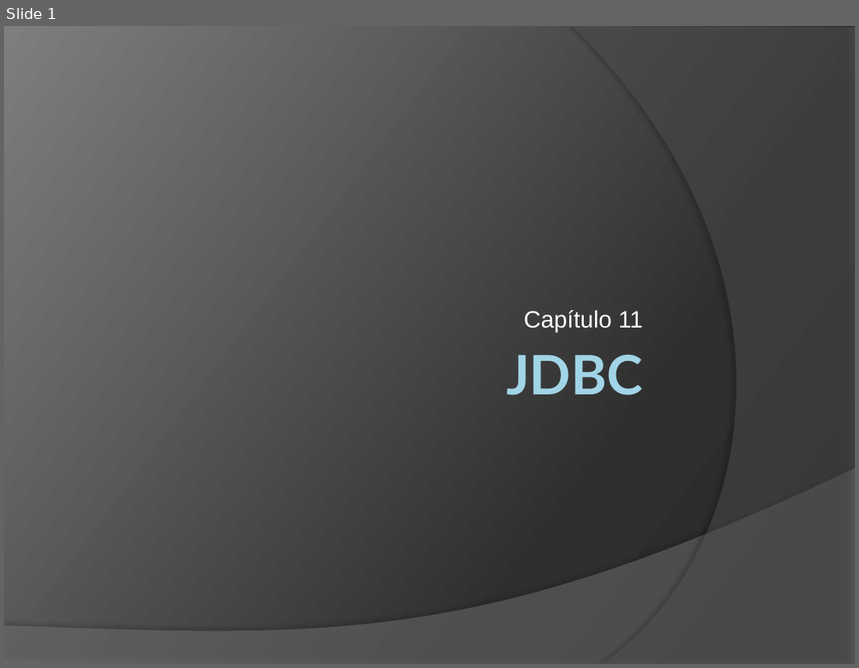
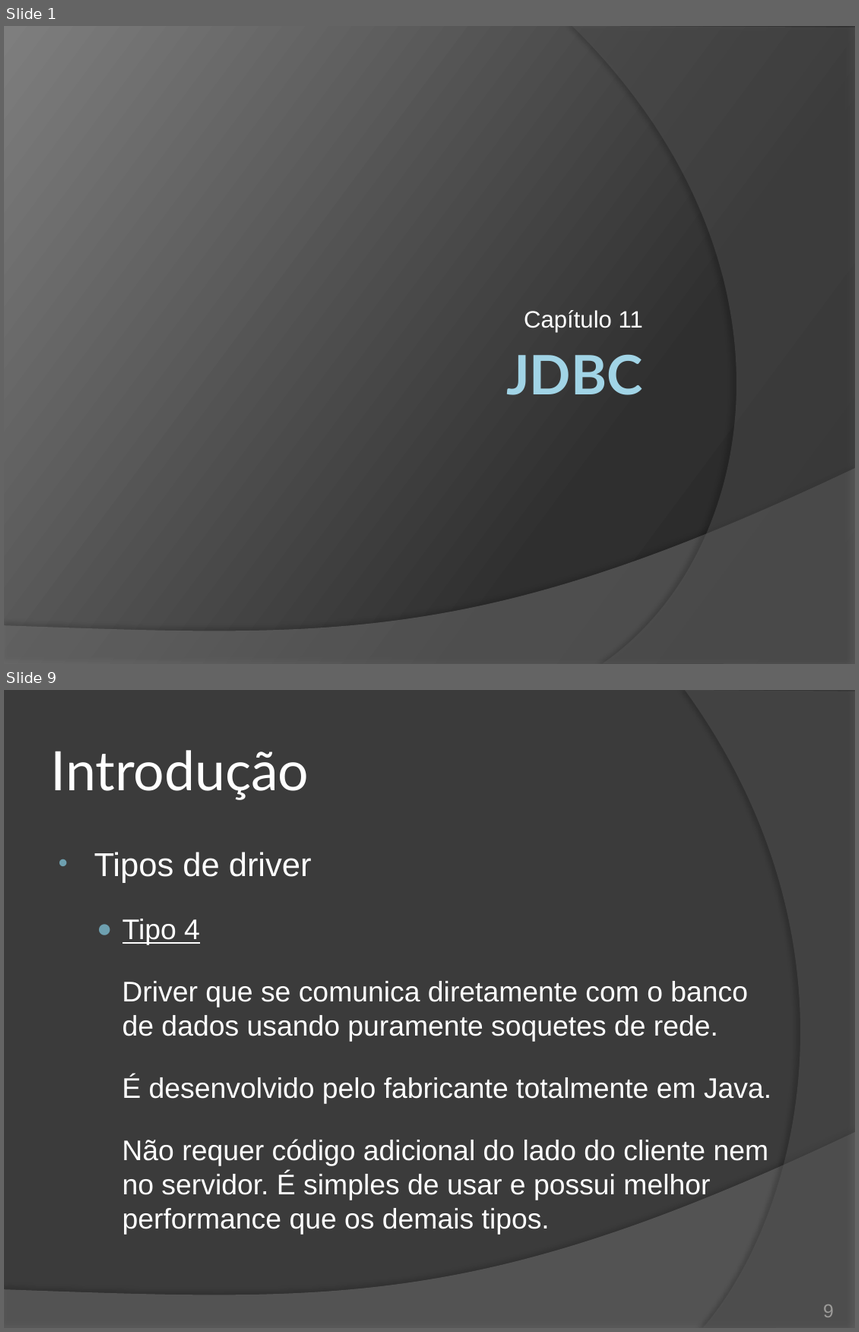
Before and after one commit to duchesqui/slzvieira-training, a slide deck: 2-Java-Programmer-Modulo-II/19.Capitulo11.pptx. Shown one above the other, each under a label of ours: slide 1 before the commit, slides 1 and 9 after it; the slides between them are not shown. The pictures are 859x668 and 859x1332 pixels, drawn with LibreOffice and Linux fonts; fonts in the diff are those of the drawing. Boxes give left, top, right and bottom in pixels: in the first picture for what was removed or moved away, otherwise in the second. Text is boxed around its words. In the diff, an @@ line names an element or a change of style, - is before the commit and + after.

Commit message:
Início da apresentação de JDBC. Inclusão dos drivers Oracle, My Sql e SQL Server.

```diff
--- a/2-Java-Programmer-Modulo-II/19.Capitulo11.pptx
+++ b/2-Java-Programmer-Modulo-II/19.Capitulo11.pptx
@@ slide 9 added at (4, 690, 855, 1328), background #3B3B3B; not listed: 1 template element that a slide beside it also shows @@
@@ freeform shape added at (685, 690, 855, 1328), fill #5E5E5E at 40% opacity @@
@@ title added at (51, 750, 310, 800), 46 pt, text #FFFFFF @@
+Introdução
@@ text added at (94, 852, 772, 1235), 24 pt, text #FFFFFF @@
+• Tipos de driver
+  ● Tipo 4
+  Driver que se comunica diretamente com o banco de dados usando puramente soquetes de rede.
+  É desenvolvido pelo fabricante totalmente em Java.
+  Não requer código adicional do lado do cliente nem no servidor. É simples de usar e possui melhor performance que os demais tipos.
@@ page number added at (823, 1305, 834, 1318), 16 pt, text #9D9B9A @@
+9
```
Also in this commit, not shown: 18 other slides added, 8 slides removed, 7 other files.
